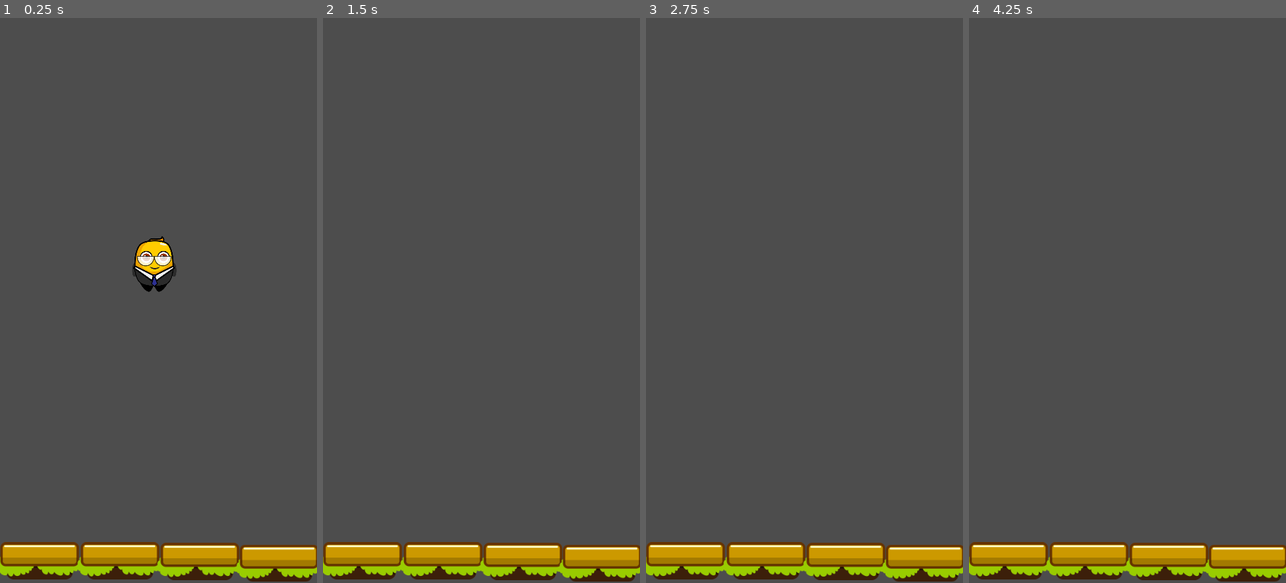
Above: before the commit, frames 1-4 (left to right).
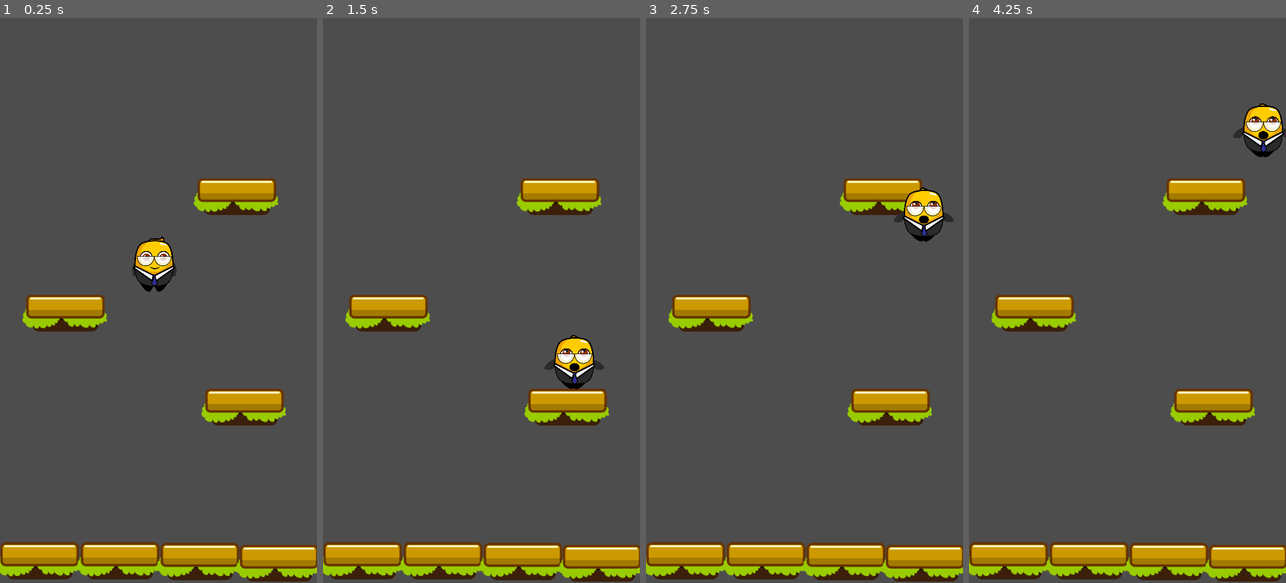
Above: after the commit, the same moments.

Repository: cmlf1598/jumper-jam
Game: Godot game, scene res://scenes/game.tscn
Same seed, same stepped clock (60 frames per second), same inputs: the game is played once before the commit and once after it.
Inputs:
- Up to frame 1 (0.25 s): no input
- Up to frame 2 (1.5 s): hold Right (move_right) 0.53-1.28 s; hold Left (move_left) from 1.28 s (still down)
- Up to frame 3 (2.75 s): release Left (move_left) at 2.03 s; hold Right (move_right) from 2.03 s (still down)
- Up to frame 4 (4.25 s): release Right (move_right) at 3.53 s; hold Left (move_left) from 3.53 s (still down)

The runs differ from the first frame. In frame 1, 4.8% of the frame differs, in the area x 7-91%, y 28-73%; in frame 2, 5.8%; in frame 3, 5.6%; in frame 4, 5.8%.

Commit message:
Player can now jump

Diff:
--- a/scenes/game.tscn
+++ b/scenes/game.tscn
@@ -21,3 +21,12 @@
 
 [node name="Platform4" parent="." instance=ExtResource("3_58sm1")]
 position = Vector2(408, 895)
+
+[node name="Platform5" parent="." instance=ExtResource("3_58sm1")]
+position = Vector2(349, 630)
+
+[node name="Platform6" parent="." instance=ExtResource("3_58sm1")]
+position = Vector2(44, 470)
+
+[node name="Platform7" parent="." instance=ExtResource("3_58sm1")]
+position = Vector2(336, 272)
--- a/scripts/platform.gd
+++ b/scripts/platform.gd
@@ -3,4 +3,6 @@
 
 func _on_body_entered(body):
 	if body is Player:
-		print("Player entered the platform")
+		# jump if the player is falling down
+		if body.velocity.y > 0:
+			body.jump()
--- a/scripts/player.gd
+++ b/scripts/player.gd
@@ -1,19 +1,28 @@
 extends CharacterBody2D
 class_name Player
+
+@onready var animator = $AnimationPlayer
 
 var speed = 300.0
 
 var gravity = 15.0
 var max_fall_velocity = 1000.0
+var jump_velocity = -800.0
 
 var viewport_size
+
 
 func _ready():
 	viewport_size = get_viewport_rect().size
 
 
 func _process(delta):
-	pass
+	if velocity.y > 0:
+		if animator.current_animation != "fall":
+			animator.play("fall")
+	elif velocity.y < 0:
+		if animator.current_animation != "jump":
+			animator.play("jump")
 
 func _physics_process(delta):
 
@@ -39,3 +48,6 @@
 		global_position.x = -margin
 	elif global_position.x < -margin:
 		global_position.x = viewport_size.x + margin
+
+func jump():
+	velocity.y = jump_velocity
